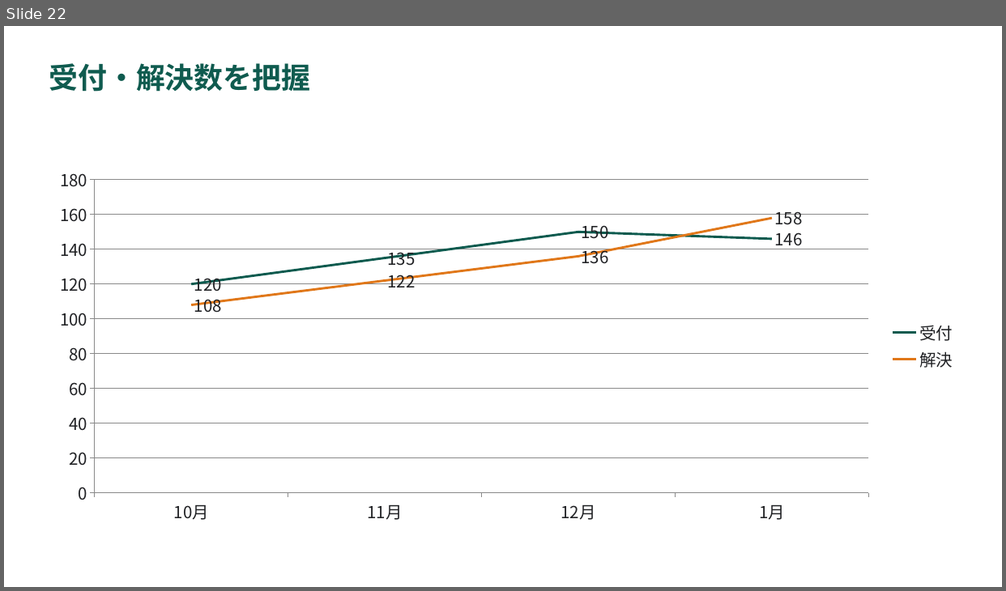
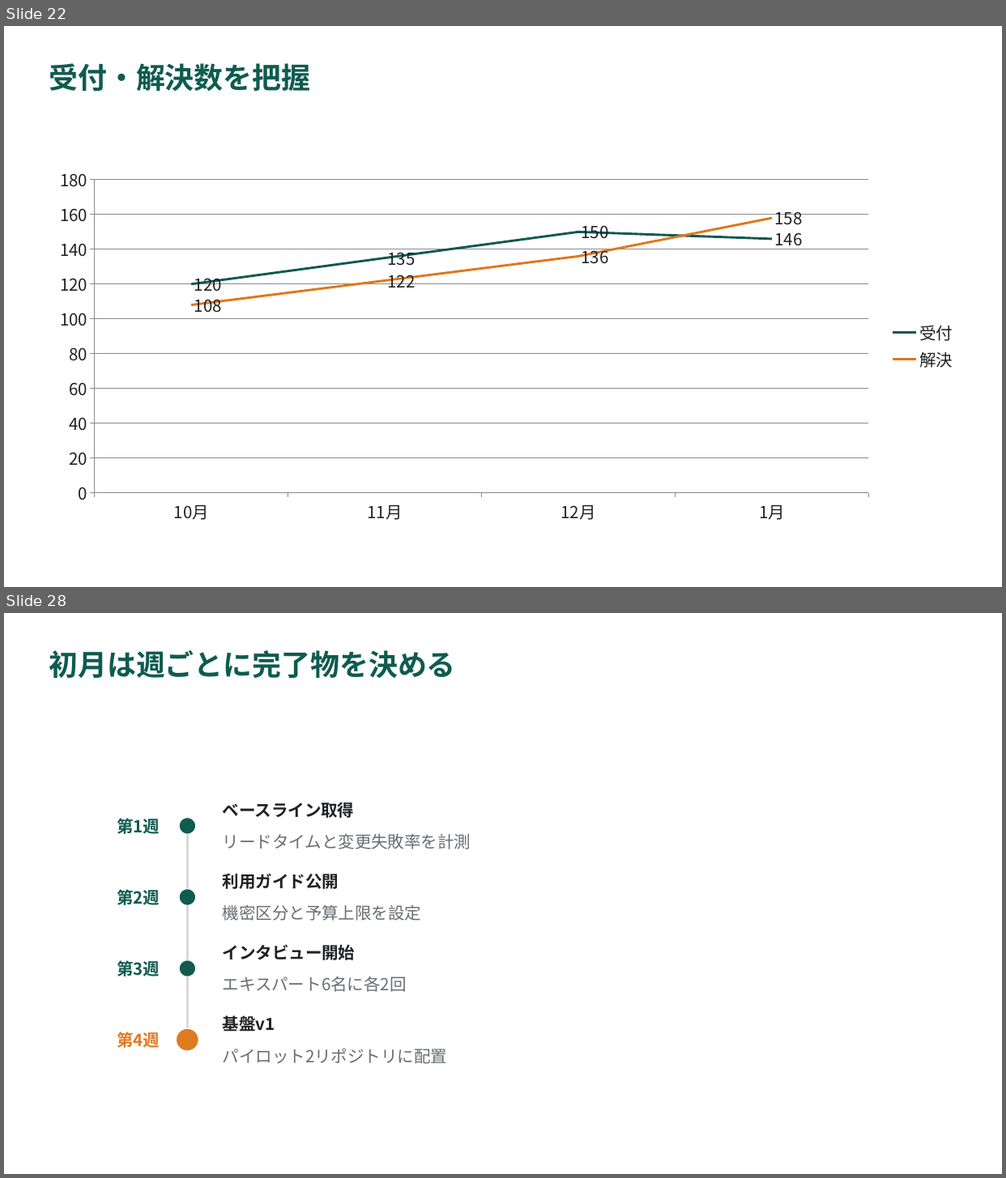
Before and after one commit to YHirano7/Artifacts, a slide deck: skills/pptx-deck/examples/component-gallery/component-gallery.pptx. Shown one above the other, each under a label of ours: slide 22 before the commit, slides 22 and 28 after it; the slides between them are not shown. The pictures are 1006x591 and 1006x1178 pixels, drawn with LibreOffice and Linux fonts; fonts in the diff are those of the drawing. Boxes give left, top, right and bottom in pixels: in the first picture for what was removed or moved away, otherwise in the second. Text is boxed around its words. In the diff, an @@ line names an element or a change of style, - is before the commit and + after.

```diff
--- a/skills/pptx-deck/examples/component-gallery/component-gallery.pptx
+++ b/skills/pptx-deck/examples/component-gallery/component-gallery.pptx
@@ slide 28 added at (x1=4, y1=613, x2=1002, y2=1174), background #FFFFFF @@
@@ title added at (x1=49, y1=650, x2=455, y2=679), 28 pt, text #0F5B4F, bold @@
+初月は週ごとに完了物を決める
@@ line added from (187, 826) to (187, 1041), #D9D9D9 2 pt @@
@@ group added at (x1=117, y1=803, x2=471, y2=850): 3 texts, 1 ellipse @@
+第1週
+ベースライン取得
+リードタイムと変更失敗率を計測
@@ group added at (x1=117, y1=873, x2=422, y2=921): 3 texts, 1 ellipse @@
+第2週
+利用ガイド公開
+機密区分と予算上限を設定
@@ group added at (x1=117, y1=944, x2=407, y2=992): 3 texts, 1 ellipse @@
+第3週
+インタビュー開始
+エキスパート6名に各2回
@@ group added at (x1=117, y1=1016, x2=447, y2=1064): 3 texts, 1 ellipse @@
+第4週
+基盤v1
+パイロット2リポジトリに配置
```
Also in this commit, not shown: 10 other slides added, 26 other files.
